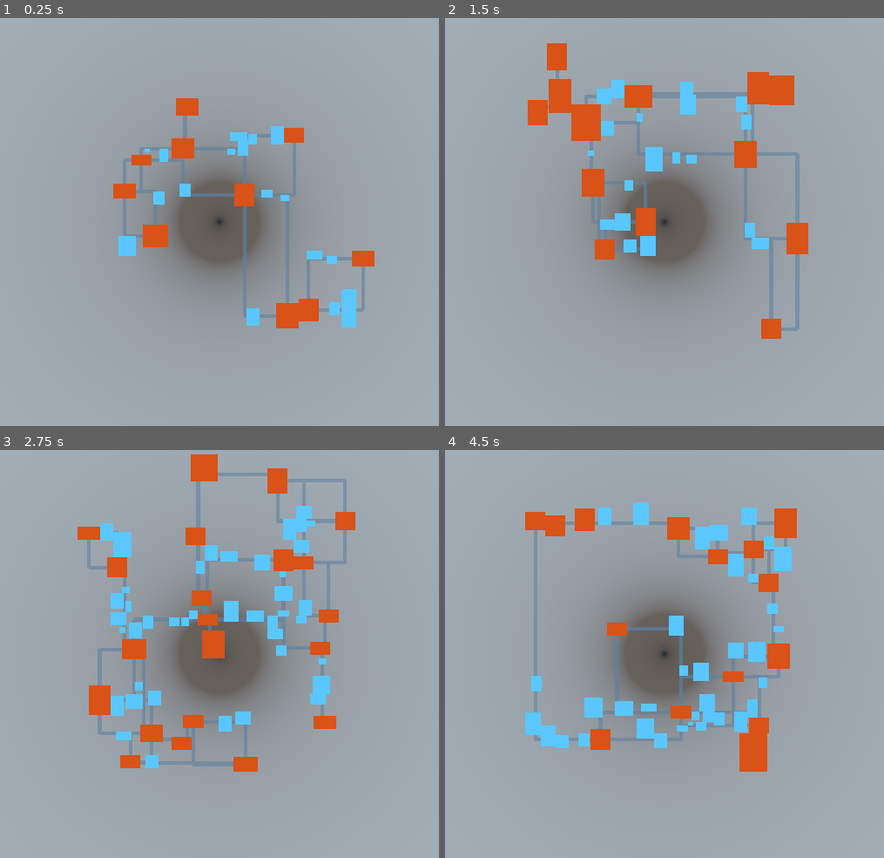
Above: before the commit, frames 1-4 (two rows, left to right).
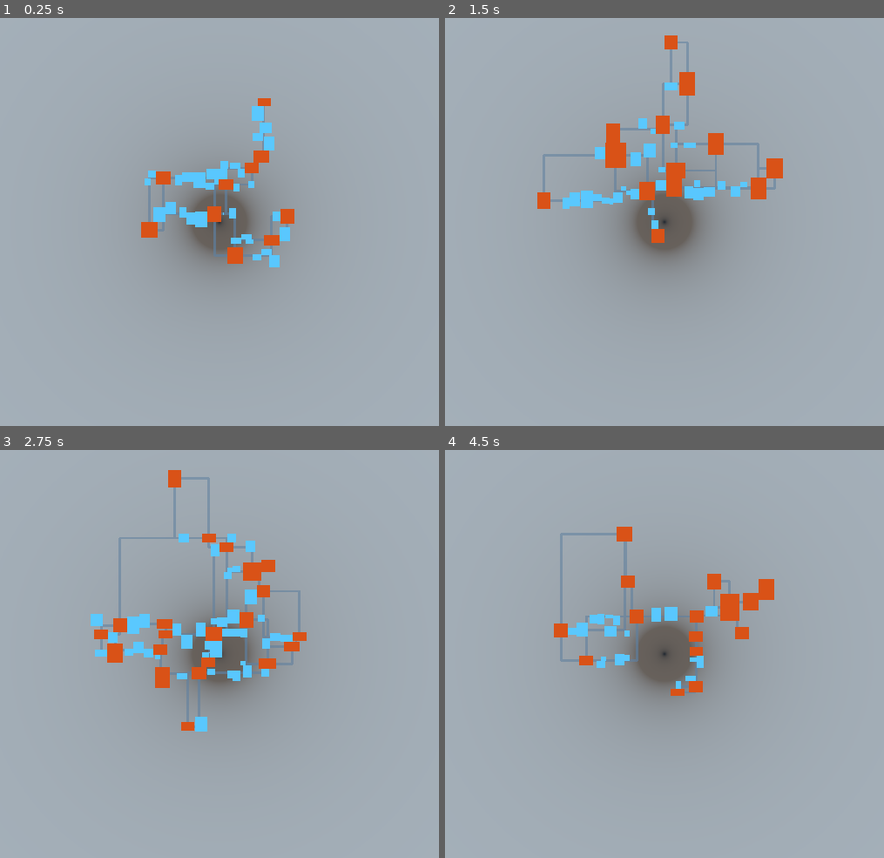
Above: after the commit, the same moments.

Repository: CavemanTournament/CavemanTournament
Game: Godot game, scene res://main.tscn
Same seed, same stepped clock (60 frames per second), same inputs: the game is played once before the commit and once after it. This scene is started directly instead of the project's main scene.
Inputs:
- Up to frame 1 (0.25 s): no input
- Up to frame 2 (1.5 s): tap Enter at 0.5 s; tap Space (ui_select) at 0.77, 1.25 s
- Up to frame 3 (2.75 s): tap Space (ui_select) at 1.52 s; tap Enter at 2 s
- Up to frame 4 (4.5 s): tap Space (ui_select) at 2.75, 3.02, 3.77, 4.25 s; tap Enter at 3.5 s

The runs differ from the first frame. In frame 1, 9.6% of the frame differs, in the area x 25-86%, y 19-77%; in frame 2, 14%; in frame 3, 16%, in the area x 17-81%, y 1-79%; in frame 4, 14%.

Commit message:
refactor: remove debug code

Diff:
--- a/dungeon/generator.gd
+++ b/dungeon/generator.gd
@@ -6,7 +6,7 @@
 var cell_size_mean: int
 var cell_size_deviation: int
 
-var cell_position_range: int
+var cell_position_range: int # Range of possible initial cell positions
 
 var min_room_size: int # Turn all cells at least this big into rooms
 var corridor_width: int
@@ -52,23 +52,22 @@
 		if cell.rect.size.x >= min_room_size:
 			cell.set_type(DungeonVariables.CELL_TYPE_ROOM)
 
-	if true:
-		# Get a graph of linked rooms
-		var room_graph = get_room_graph()
-
-		var link_paths = []
-
-		for cell1_id in room_graph.nodes:
-			for cell2_id in room_graph.edges[cell1_id]:
-				link_paths.append(get_cell_link_path(cell1_id, cell2_id))
-
-		# Add siderooms between linked rooms
-		for path in link_paths:
-			create_siderooms(path)
-
-		# Add corridors between linked rooms
-		for path in link_paths:
-			create_corridors(path, corridor_width)
+	# Get a graph of linked rooms
+	var room_graph = get_room_graph()
+
+	var link_paths = []
+
+	for cell1_id in room_graph.nodes:
+		for cell2_id in room_graph.edges[cell1_id]:
+			link_paths.append(get_cell_link_path(cell1_id, cell2_id))
+
+	# Add siderooms between linked rooms
+	for path in link_paths:
+		create_siderooms(path)
+
+	# Add corridors between linked rooms
+	for path in link_paths:
+		create_corridors(path, corridor_width)
 
 	# Return rooms, siderooms and corridors
 	var assigned_cells = []
--- a/main.gd
+++ b/main.gd
@@ -38,6 +38,7 @@
 			$Corridors.add_child(cell)
 
 	$ImmediateGeometry.clear()
+
 	if self.debug:
 		for cell in cells:
 			draw_cell(cell)
--- a/main.tscn
+++ b/main.tscn
@@ -10,7 +10,7 @@
 script = ExtResource( 1 )
 tile_size = 1.0
 num_cells = 200
-cell_position_range = 100
+cell_position_range = 10
 min_room_size = 16
 
 [node name="Rooms" type="Node" parent="."]
@@ -23,7 +23,7 @@
 transform = Transform( 1, 0, 0, 0, -1.62921e-07, 1, 0, -1, -1.62921e-07, 0, 100, 0 )
 projection = 1
 fov = 90.7
-size = 343.72
+size = 500.01
 near = 0.1
 far = 687.3
 
